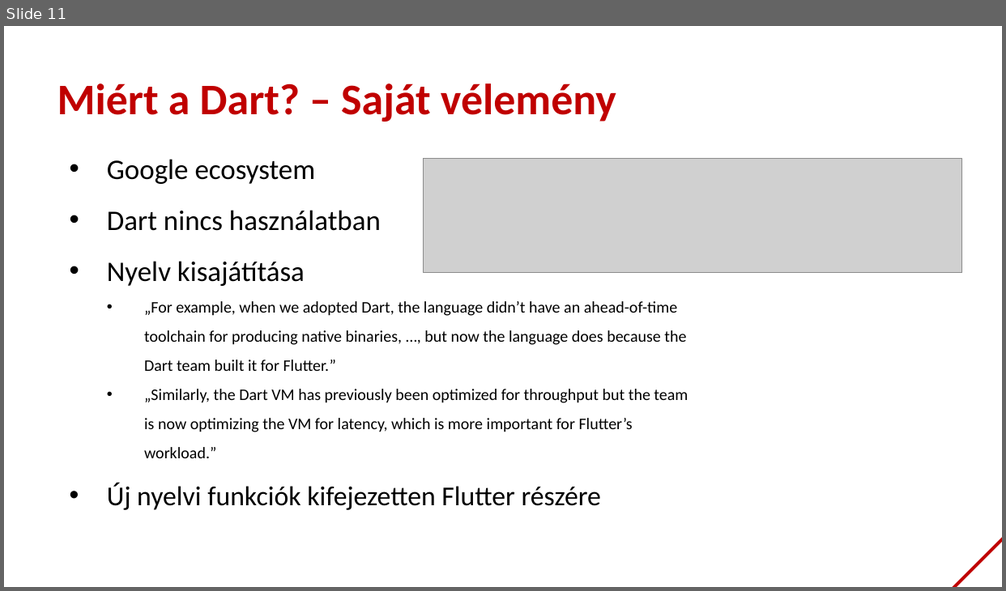
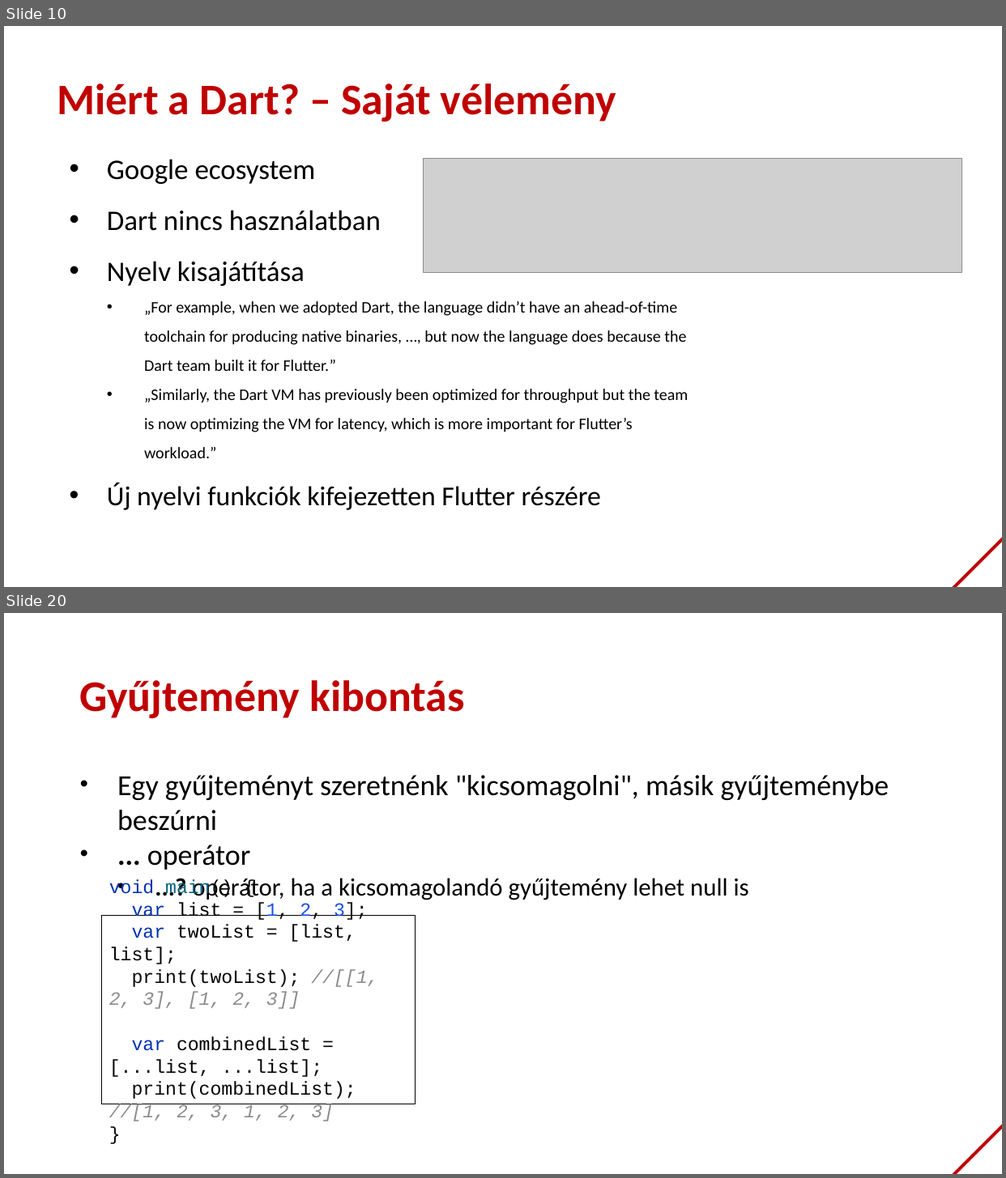
Before and after one commit to bmeaut/VIAUAV45, a slide deck: extras/lecture_01_2021.pptx. Shown one above the other, each under a label of ours: slide 11 before the commit, slides 10 and 20 after it; the slides between them are not shown. The pictures are 1006x591 and 1006x1178 pixels, drawn with LibreOffice and Linux fonts; fonts in the diff are those of the drawing; grey boxes stand for pictures; background and template pictures are left out. Boxes give left, top, right and bottom in pixels: in the first picture for what was removed or moved away, otherwise in the second. Text is boxed around its words. In the diff, an @@ line names an element or a change of style, - is before the commit and + after.

```diff
--- a/extras/lecture_01_2021.pptx
+++ b/extras/lecture_01_2021.pptx
@@ slide 20 added at (4, 613, 1002, 1174), background #FFFFFF; not listed: 1 template element that a slide beside it also shows @@
@@ title added at (80, 680, 464, 718), 42 pt, text #C00000, bold @@
+Gyűjtemény kibontás
@@ text added at (117, 775, 889, 901), 28 pt, text #000000 @@
+• Egy gyűjteményt szeretnénk "kicsomagolni", másik gyűjteménybe beszúrni
+• ... operátor
+  • ...? operátor, ha a kicsomagolandó gyűjtemény lehet null is
@@ rectangle added at (102, 915, 415, 1104), fill #FFFFFF, outline #000000 0.75 pt, 18 pt, text #000000 @@
+void main() {
+var list = [1, 2, 3];
+var twoList = [list, list];
+print(twoList); //[[1, 2, 3], [1, 2, 3]]
+var combinedList = [...list, ...list];
+print(combinedList); //[1, 2, 3, 1, 2, 3]
+}
@@ what was slide 11 is now slide 10 @@
```
Also in this commit, not shown: 1 slide changed, 30 other slides added, 1 slide removed.
